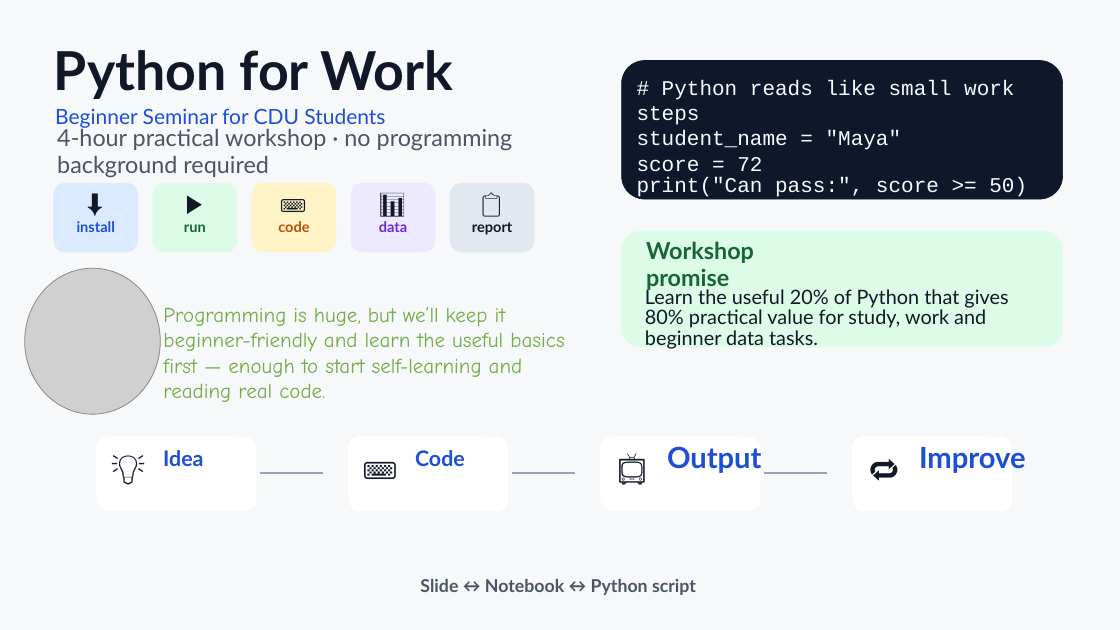
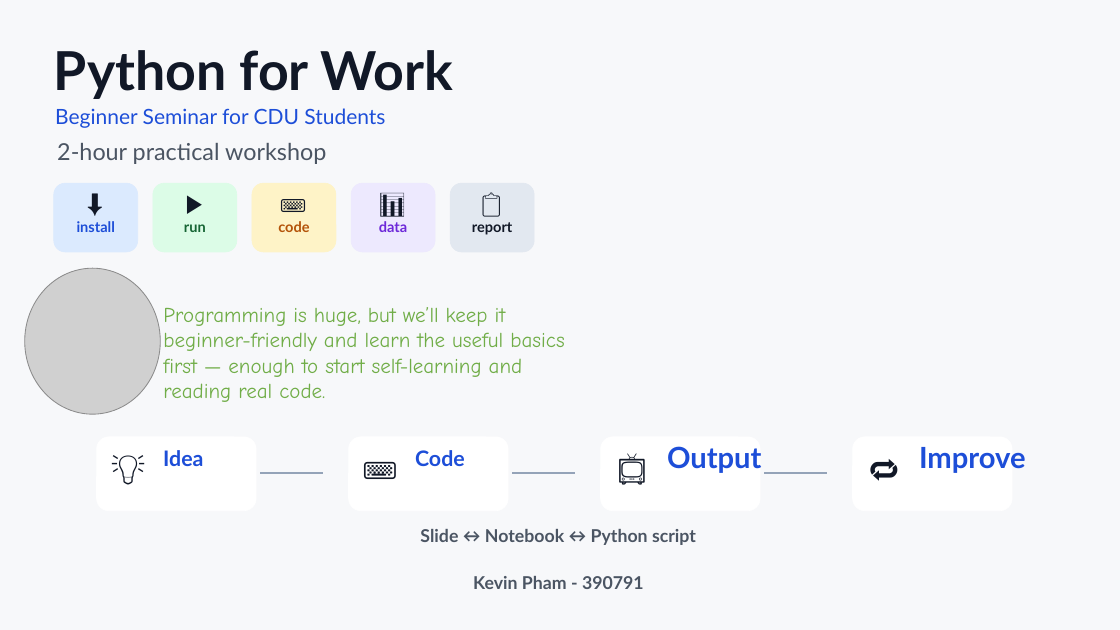
Before and after one commit to JoeKhoa/Python-Workshop, a slide deck: slide 1 of CDU_Python_Beginner_Workshop_Section1.pptx. Drawn at 1120x630 pixels with LibreOffice and Linux fonts; fonts in the diff are those of the drawing; grey boxes stand for pictures. Boxes give left, top, right and bottom in pixels: in the first picture for what was removed or moved away, otherwise in the second. Text is boxed around its words. In the diff, an @@ line names an element or a change of style, - is before the commit and + after.

```diff
--- a/CDU_Python_Beginner_Workshop_Section1.pptx
+++ b/CDU_Python_Beginner_Workshop_Section1.pptx
@@ rounded rectangle removed at <box>622,60,1063,199</box> @@
@@ text removed at <box>637,80,1027,199</box> @@
-# Python reads like small work steps
-student_name = "Maya"
-score = 72
-print("Can pass:", score >= 50)
@@ text at <box>57,143,326,164</box>: text changed @@
-4-hour practical workshop · no programming background required
+2-hour practical workshop
@@ rounded rectangle removed at <box>622,231,1063,347</box> @@
@@ text removed at <box>646,241,754,291</box> @@
-Workshop promise
@@ text removed at <box>645,287,1008,349</box> @@
-Learn the useful 20% of Python that gives 80% practical value for study, work and beginner data tasks.
@@ text "Slide ↔ Notebook ↔ Python ...": place and size @@
-text "Slide ↔ Notebook ↔ Python ..." at <box>420,579,696,595</box>
+text "Slide ↔ Notebook ↔ Python ..." at <box>420,529,696,545</box>
@@ text added at <box>473,576,644,589</box>, 15.2 pt, text #4B5563, bold @@
+Kevin Pham - 390791
```
Also in this commit, not shown: 5 other slides changed.
